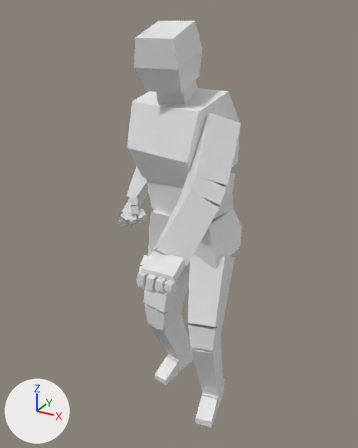
The FBX model UnholySource/Assets/Animations/Characters/Pursuer/animation_mannequin_pursuer.fbx: old version first, new version second.
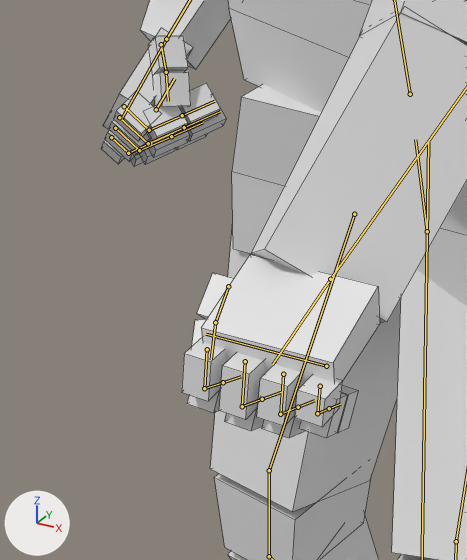
Each version is shown whole from a camera (50 mm lens) standing at (0.831, -1.659, 1.637) and looking at (-0.009, -0.132, 0.873), then close up on the part from 26% to 57% of the width and 42% to 72% of the height. Arrows for +X, +Y and +Z are at lower left; the lights stay in place. Both versions are drawn at frame 231 of the action 'Armature|animation'; the numbers are the values there. The bones that bend it are drawn over the model as lines in the close-ups. The close-ups show mesh edges as thin lines.
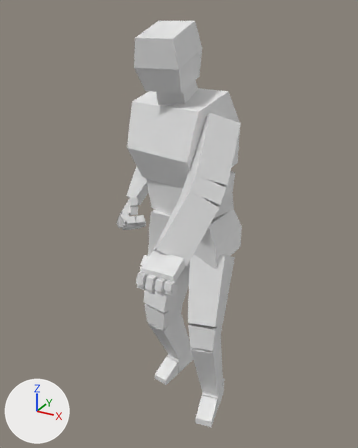
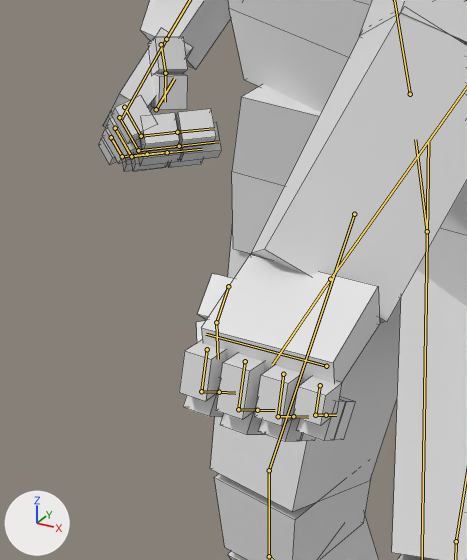
Diff of the bpy script that builds the scene:
```diff
--- a/UnholySource/Assets/Animations/Characters/Pursuer/animation_mannequin_pursuer.fbx.py
+++ b/UnholySource/Assets/Animations/Characters/Pursuer/animation_mannequin_pursuer.fbx.py
@@ bone_c_pinky_l @@
 bone_c_pinky_l = bpy.data.objects['Armature'].pose.bones['c_pinky.L']  # child of 'c_hand.L'
-bone_c_pinky_l.rotation_quaternion = (0.778, 0.0, 0.0, -0.628)  # degrees (0, 0, -78)
+bone_c_pinky_l.rotation_quaternion = (0.823, 0.0, 0.001, -0.569)  # degrees (0, 0, -69)
@@ bone_c_ring_l @@
 bone_c_ring_l = bpy.data.objects['Armature'].pose.bones['c_ring.L']  # child of 'c_hand.L'
-bone_c_ring_l.rotation_quaternion = (0.778, 0.0, 0.0, -0.628)  # degrees (0, 0, -78)
+bone_c_ring_l.rotation_quaternion = (0.823, 0.0, 0.001, -0.569)  # degrees (0, 0, -69)
@@ bone_c_mfinger_l @@
 bone_c_mfinger_l = bpy.data.objects['Armature'].pose.bones['c_mfinger.L']  # child of 'c_hand.L'
-bone_c_mfinger_l.rotation_quaternion = (0.778, 0.0, 0.0, -0.628)  # degrees (0, 0, -78)
+bone_c_mfinger_l.rotation_quaternion = (0.823, 0.0, 0.001, -0.569)  # degrees (0, 0, -69)
@@ bone_c_indicator_l @@
 bone_c_indicator_l = bpy.data.objects['Armature'].pose.bones['c_indicator.L']  # child of 'c_hand.L'
-bone_c_indicator_l.rotation_quaternion = (0.778, 0.0, 0.0, -0.628)  # degrees (0, 0, -78)
+bone_c_indicator_l.rotation_quaternion = (0.823, 0.0, 0.001, -0.569)  # degrees (0, 0, -69)
@@ bone_c_thumb1_l @@
 bone_c_thumb1_l = bpy.data.objects['Armature'].pose.bones['c_thumb1.L']  # child of 'c_thumb.L'
-bone_c_thumb1_l.rotation_quaternion = (0.991, -0.135, 0.0, 0.0)  # degrees (-16, 0, 0)
+bone_c_thumb1_l.rotation_quaternion = (0.978, -0.209, 0.0, 0.0)  # degrees (-24, 0, 0)
@@ bone_c_pinky_r @@
 bone_c_pinky_r = bpy.data.objects['Armature'].pose.bones['c_pinky.R']  # child of 'c_hand.R'
-bone_c_pinky_r.rotation_quaternion = (0.778, 0.0, 0.0, 0.628)  # degrees (0, 0, 78)
+bone_c_pinky_r.rotation_quaternion = (0.868, 0.0, 0.0, 0.497)  # degrees (0, 0, 60)
@@ bone_c_ring_r @@
 bone_c_ring_r = bpy.data.objects['Armature'].pose.bones['c_ring.R']  # child of 'c_hand.R'
-bone_c_ring_r.rotation_quaternion = (0.778, 0.0, 0.0, 0.628)  # degrees (0, 0, 78)
+bone_c_ring_r.rotation_quaternion = (0.868, 0.0, 0.0, 0.497)  # degrees (0, 0, 60)
@@ bone_c_mfinger_r @@
 bone_c_mfinger_r = bpy.data.objects['Armature'].pose.bones['c_mfinger.R']  # child of 'c_hand.R'
-bone_c_mfinger_r.rotation_quaternion = (0.778, 0.0, 0.0, 0.628)  # degrees (0, 0, 78)
+bone_c_mfinger_r.rotation_quaternion = (0.868, 0.0, 0.0, 0.497)  # degrees (0, 0, 60)
@@ bone_c_indicator_r @@
 bone_c_indicator_r = bpy.data.objects['Armature'].pose.bones['c_indicator.R']  # child of 'c_hand.R'
-bone_c_indicator_r.rotation_quaternion = (0.778, 0.0, 0.0, 0.628)  # degrees (0, 0, 78)
+bone_c_indicator_r.rotation_quaternion = (0.868, 0.0, 0.0, 0.497)  # degrees (0, 0, 60)
@@ bone_c_thumb1_r @@
 bone_c_thumb1_r = bpy.data.objects['Armature'].pose.bones['c_thumb1.R']  # child of 'c_thumb.R'
-bone_c_thumb1_r.rotation_quaternion = (0.991, -0.135, 0.0, 0.0)  # degrees (-16, 0, 0)
+bone_c_thumb1_r.rotation_quaternion = (0.98, -0.201, 0.0, 0.0)  # degrees (-23, 0, 0)
```

Boxes [x1, y1, x2, y2] around the edits, measured in the close-ups (467 x 560 px):
'Mesh', posed
    before: [101, 0, 467, 560]
    after: [99, 0, 467, 560]
bone 'c_pinky.L', root to tip
    before: (320, 386) to (317, 413)
    after: (320, 385) to (315, 415)
bone 'c_ring.L', root to tip
    before: (283, 374) to (280, 414)
    after: (283, 374) to (278, 416)
bone 'c_mfinger.L', root to tip
    before: (245, 361) to (242, 406)
    after: (245, 361) to (238, 409)
bone 'c_indicator.L', root to tip
    before: (207, 349) to (204, 388)
    after: (207, 349) to (201, 391)
bone 'c_thumb1.L', root to tip
    before: (215, 322) to (211, 359)
    after: (216, 322) to (218, 359)
bone 'c_pinky.R', root to tip
    before: (111, 137) to (128, 153)
    after: (111, 137) to (122, 156)
bone 'c_ring.R', root to tip
    before: (115, 128) to (139, 150)
    after: (115, 128) to (131, 156)
bone 'c_mfinger.R', root to tip
    before: (119, 117) to (148, 143)
    after: (119, 117) to (138, 150)
bone 'c_indicator.R', root to tip
    before: (124, 106) to (149, 130)
    after: (124, 107) to (141, 136)
bone 'c_thumb1.R', root to tip
    before: (166, 72) to (168, 101)
    after: (165, 73) to (165, 102)
